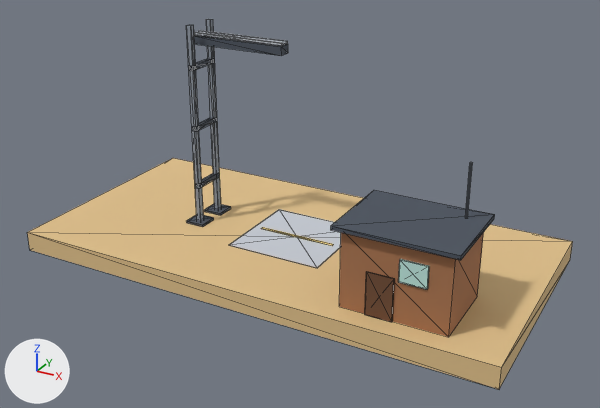
A saved change to the glTF model game/assets/models/site_sounding.glb.
Both versions are drawn from a 50 mm camera at (8.95, -16.12, 8.95) aimed at (0.31, -0.4, 1.1). Arrows for +X, +Y and +Z are at lower left; the lights stay in place. The picture after the commit comes second. Mesh edges are drawn as thin lines. Vertices at exactly the same position are counted once.

Names of what the first picture shows: 'site_sounding'.
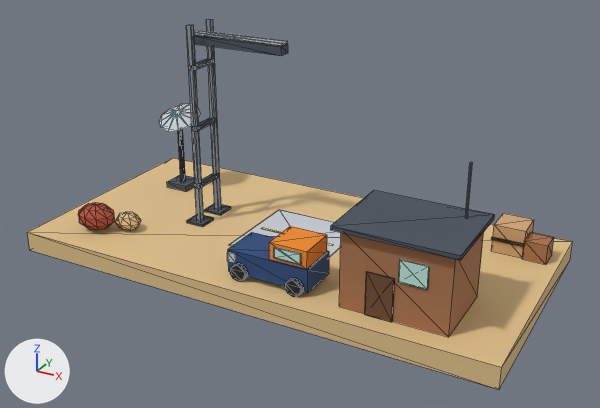
Boxes [x1, y1, x2, y2] around the edits, measured in the pictures (600 x 408 px):
part 1 of me_site_sounding, added
    after: [115, 212, 141, 230]
part 2 of me_site_sounding, added
    after: [227, 252, 236, 263]
part 3 of me_site_sounding, added
    after: [178, 130, 186, 181]
part 4 of me_site_sounding, added
    after: [167, 175, 195, 191]
part 5 of me_site_sounding, added (brown)
    after: [522, 232, 554, 265]
part 6 of me_site_sounding, added
    after: [491, 237, 524, 246]
part 7 of me_site_sounding, added
    after: [274, 247, 301, 265]
part 8 of me_site_sounding, added (blue)
    after: [228, 232, 329, 293]
part 9 of me_site_sounding, added (orange)
    after: [269, 226, 327, 269]
part 10 of me_site_sounding, added
    after: [230, 263, 247, 281]
part 11 of me_site_sounding, added
    after: [285, 278, 303, 297]
part 12 of me_site_sounding, added (beige)
    after: [491, 213, 534, 258]
part 13 of me_site_sounding, added (red)
    after: [78, 202, 114, 230]
part 14 of me_site_sounding, added
    after: [159, 104, 200, 132]

What changed in the scene script:
```text
Change me_site_sounding:
    remove me_site_sounding.from_pydata(...)  # 148 vertices, 224 faces; spans x -6.0..6.0, y -3.0..3.0, z -0.5..5.0
    add me_site_sounding.from_pydata(...)  # 426 vertices, 712 faces; spans x -6.0..6.0, y -3.0..3.0, z -0.5..5.0
    me_site_sounding part 1: a new loose piece, a UV sphere (8 segments, 4 rings, poles along z) spanning x -4.25..-3.55, y -1.94..-1.36, z 0.0..0.44, in mat_mat_sand (beige #e0c08a)
    me_site_sounding part 2: a new loose piece, a box spanning x -0.36..-0.14, y -2.52..-1.48, z 0.39..0.61, in mat_mat_metal_light (light grey #c9ced6)
    me_site_sounding part 3: a new loose piece, an 8-sided cylinder along z spanning x -4.47..-4.33, y 1.28..1.42, z 0.0..2.0, in mat_mat_metal_dark (greyish blue #4a525e)
    me_site_sounding part 4: a new loose piece, a box spanning x -4.72..-4.08, y 1.03..1.67, z 0.0..0.16, in mat_mat_metal_dark (greyish blue #4a525e)
    me_site_sounding part 5: a new loose piece, a box spanning x 5.17..5.72, y 1.48..2.03, z 0.0..0.48, in mat_mat_wood (brown #a9744f)
    me_site_sounding part 6: a new loose piece, a box spanning x 4.41..5.19, y 1.48..1.52, z 0.33..0.39, in mat_mat_wood_dark (brown #6e4a32)
    me_site_sounding part 7: a new loose piece, a box spanning x 0.825..1.475, y -2.497..-2.463, z 0.755..1.005, in mat_mat_glass (cyan #bfe8e0)
    me_site_sounding part 8: a new loose piece, a box spanning x -0.35..1.65, y -2.5..-1.5, z 0.12..0.67, in mat_mat_deep_blue (blue #2b4c7e)
    me_site_sounding part 9: a new loose piece, a box spanning x 0.69..1.61, y -2.46..-1.54, z 0.66..1.08, in mat_mat_orange (orange #f28c28)
    me_site_sounding part 10: a new loose piece, a 10-sided cylinder along y spanning x -0.24..0.14, y -2.6..-2.48, z 0.0..0.4, in mat_mat_black (black #1c1e24)
    me_site_sounding part 11: a new loose piece, a 10-sided cylinder along y spanning x 1.16..1.54, y -2.6..-2.48, z 0.0..0.4, in mat_mat_black (black #1c1e24)
    me_site_sounding part 12: a new loose piece, a box spanning x 4.43..5.18, y 1.52..2.28, z 0.0..0.7, in mat_mat_cardboard (beige #d2a679)
    me_site_sounding part 13: a new loose piece, an icosphere of 80 faces spanning x -5.05..-4.15, y -2.4..-1.6, z 0.02..0.67, in mat_mat_mars_red (red #b5533c)
    me_site_sounding part 14: a new loose piece of 24 vertices spanning x -4.98..-3.82, y 0.82..1.88, z 1.75..2.25, in mat_mat_metal_light (light grey #c9ced6)
    other edits to the shape of me_site_sounding do not show in these pictures
    add me_site_sounding.materials.append(mat_mat_deep_blue)  # blue #2b4c7e
    add me_site_sounding.materials.append(mat_mat_orange)  # orange #f28c28
    add me_site_sounding.materials.append(mat_mat_black)  # black #1c1e24
    add me_site_sounding.materials.append(mat_mat_cardboard)  # beige #d2a679
    add me_site_sounding.materials.append(mat_mat_glow_cyan)  # cyan #5cf2ff, glowing cyan #5cf2ff
    add me_site_sounding.materials.append(mat_mat_mars_red)  # red #b5533c
```
